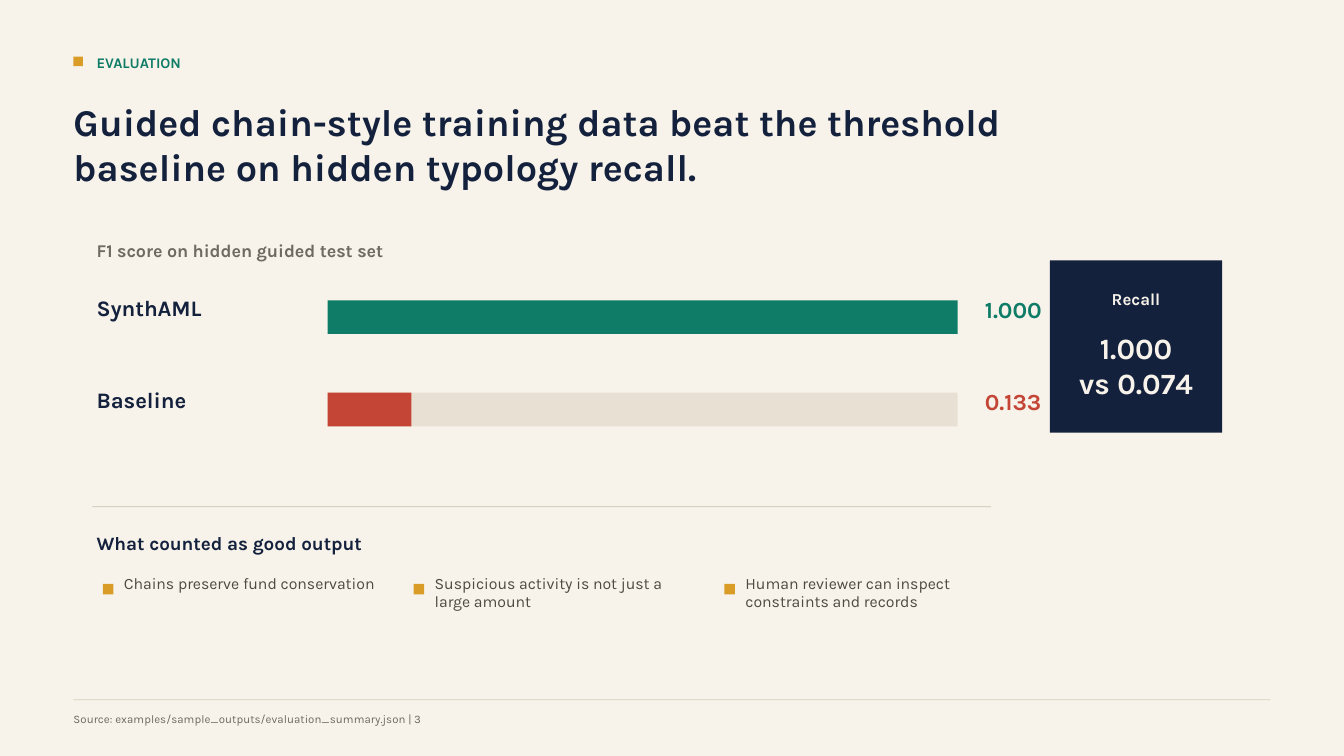
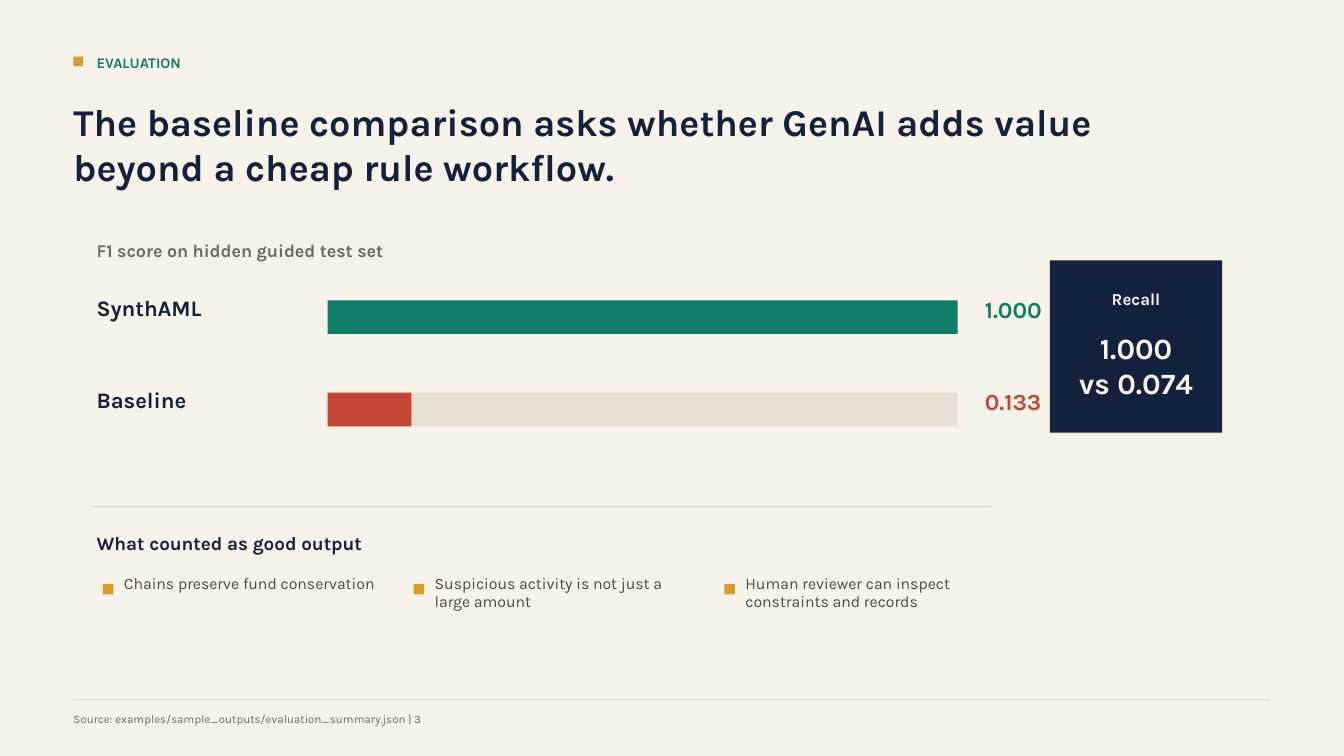
Before and after one commit to yq688m3JT/genAI_final, a slide deck: slide 4 of docs/synthaml-final-presentation.pptx. Drawn at 1344x756 pixels with LibreOffice and Linux fonts; fonts in the diff are those of the drawing. Boxes give left, top, right and bottom in pixels: in the first picture for what was removed or moved away, otherwise in the second. Text is boxed around its words. In the diff, an @@ line names an element or a change of style, - is before the commit and + after.

Commit message:
Refine presentation workflow framing

```diff
--- a/docs/synthaml-final-presentation.pptx
+++ b/docs/synthaml-final-presentation.pptx
@@ text at <box>73,109,1091,191</box>: text changed @@
-Guided chain-style training data beat the threshold baseline on hidden typology recall.
+The baseline comparison asks whether GenAI adds value beyond a cheap rule workflow.
```
Also in this commit, not shown: 4 other slides changed, 2 slides added, 2 slides removed, 2 other files.
